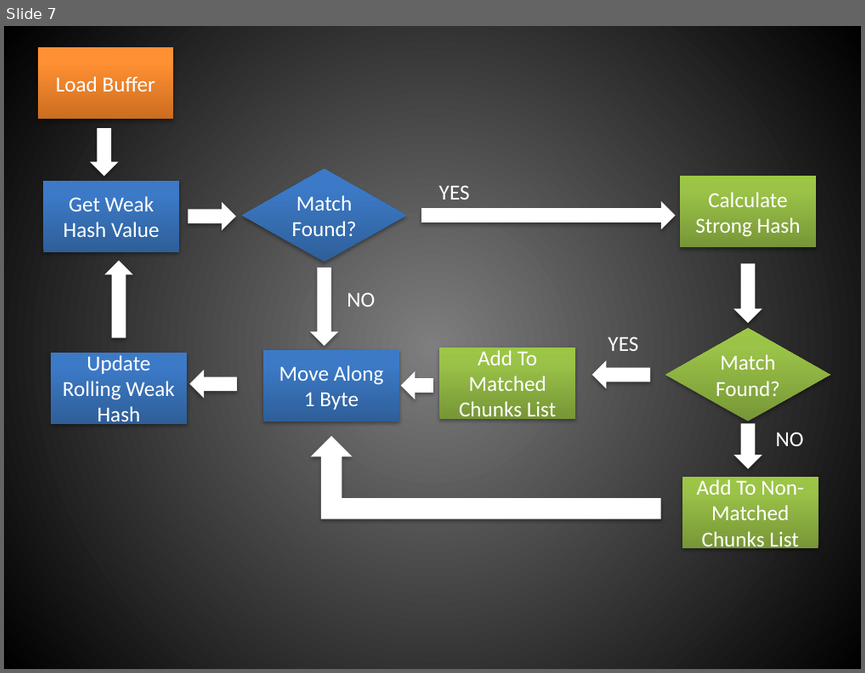
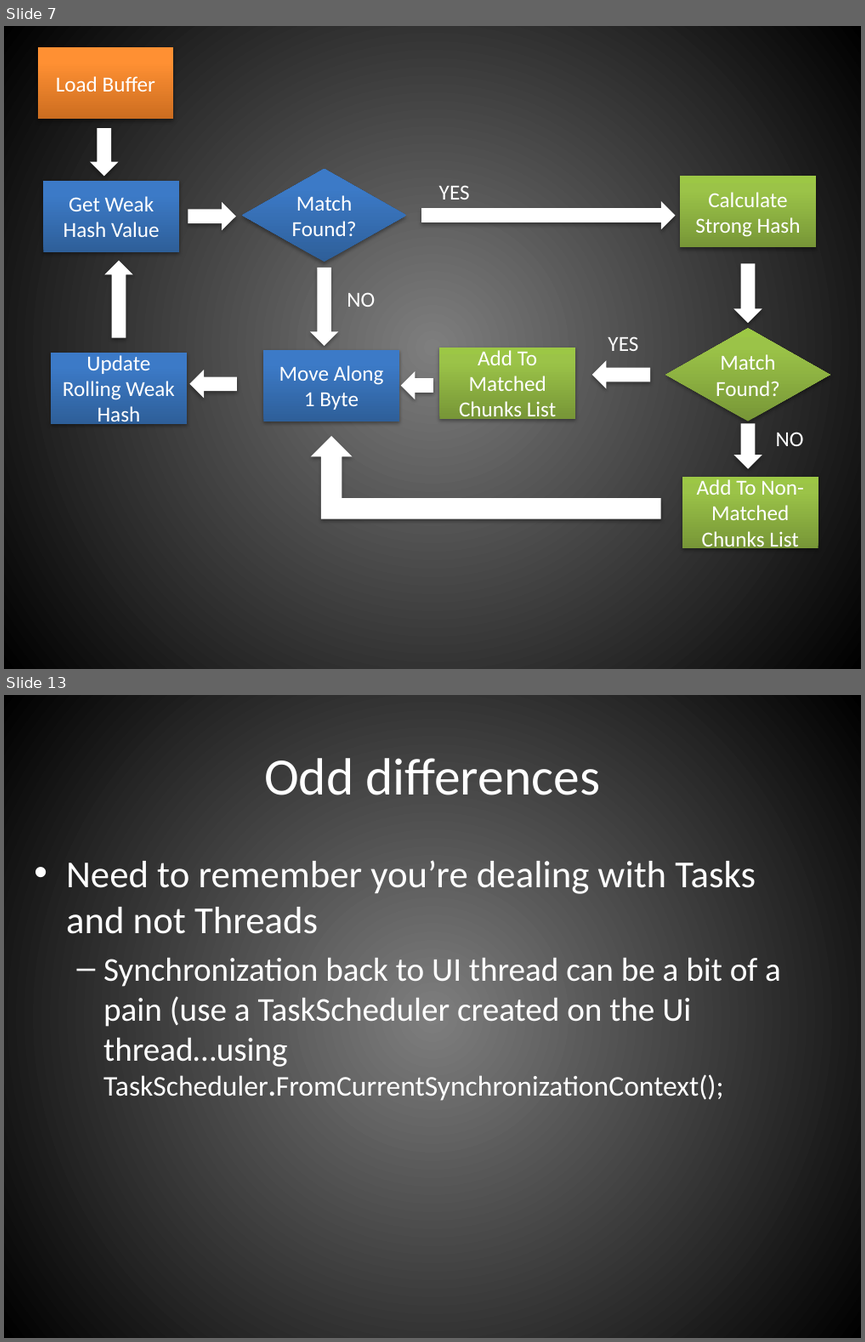
Before and after one commit to scottgal/SLRSyncUploader, a slide deck: Trunk/PicoDelta.pptx. Shown one above the other, each under a label of ours: slide 7 before the commit, slides 7 and 13 after it; the slides between them are not shown. The pictures are 865x673 and 865x1342 pixels, drawn with LibreOffice and Linux fonts; fonts in the diff are those of the drawing. Boxes give left, top, right and bottom in pixels: in the first picture for what was removed or moved away, otherwise in the second. Text is boxed around its words. In the diff, an @@ line names an element or a change of style, - is before the commit and + after.

```diff
--- a/Trunk/PicoDelta.pptx
+++ b/Trunk/PicoDelta.pptx
@@ slide 13 added at (4, 695, 861, 1338), background gradient #7F7F7F to #000000 @@
@@ title added at (264, 758, 600, 795), 44 pt, text #FFFFFF @@
+Odd differences
@@ text added at (66, 860, 781, 1103), 28 pt, text #FFFFFF @@
+• Need to remember you’re dealing with Tasks and not Threads
+  – Synchronization back to UI thread can be a bit of a pain (use a TaskScheduler created on the Ui thread…using TaskScheduler.FromCurrentSynchronizationContext();
```
Also in this commit, not shown: 2 slides changed, 7 other slides added, 1 slide removed, 24 other files.
